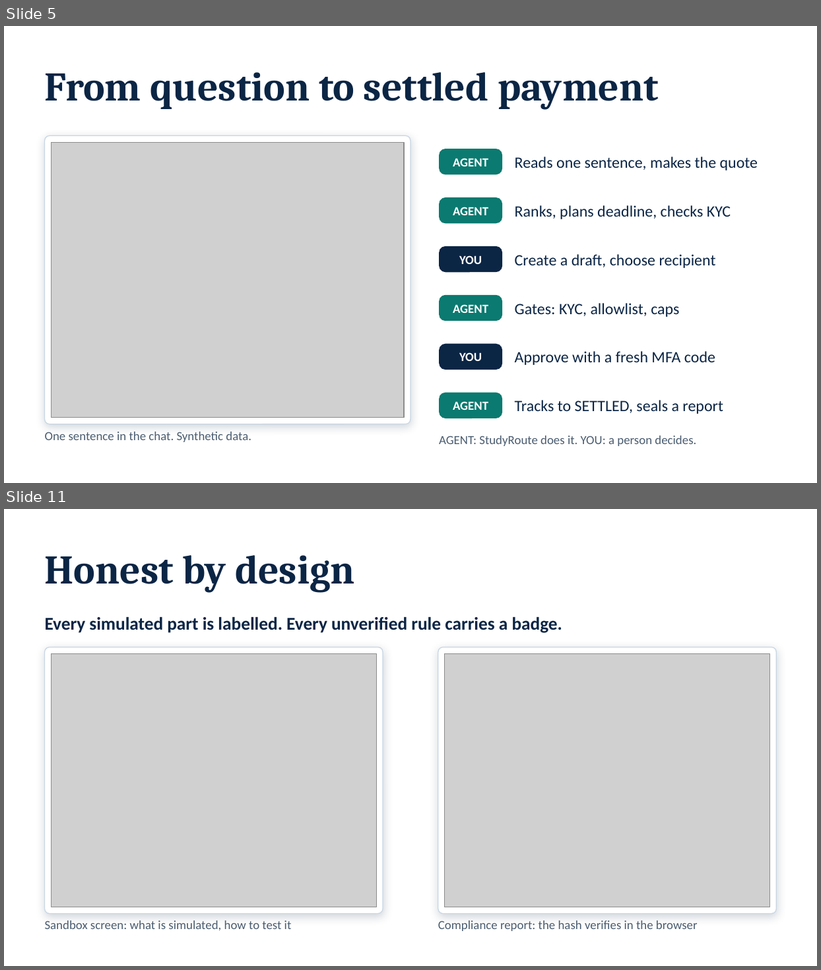
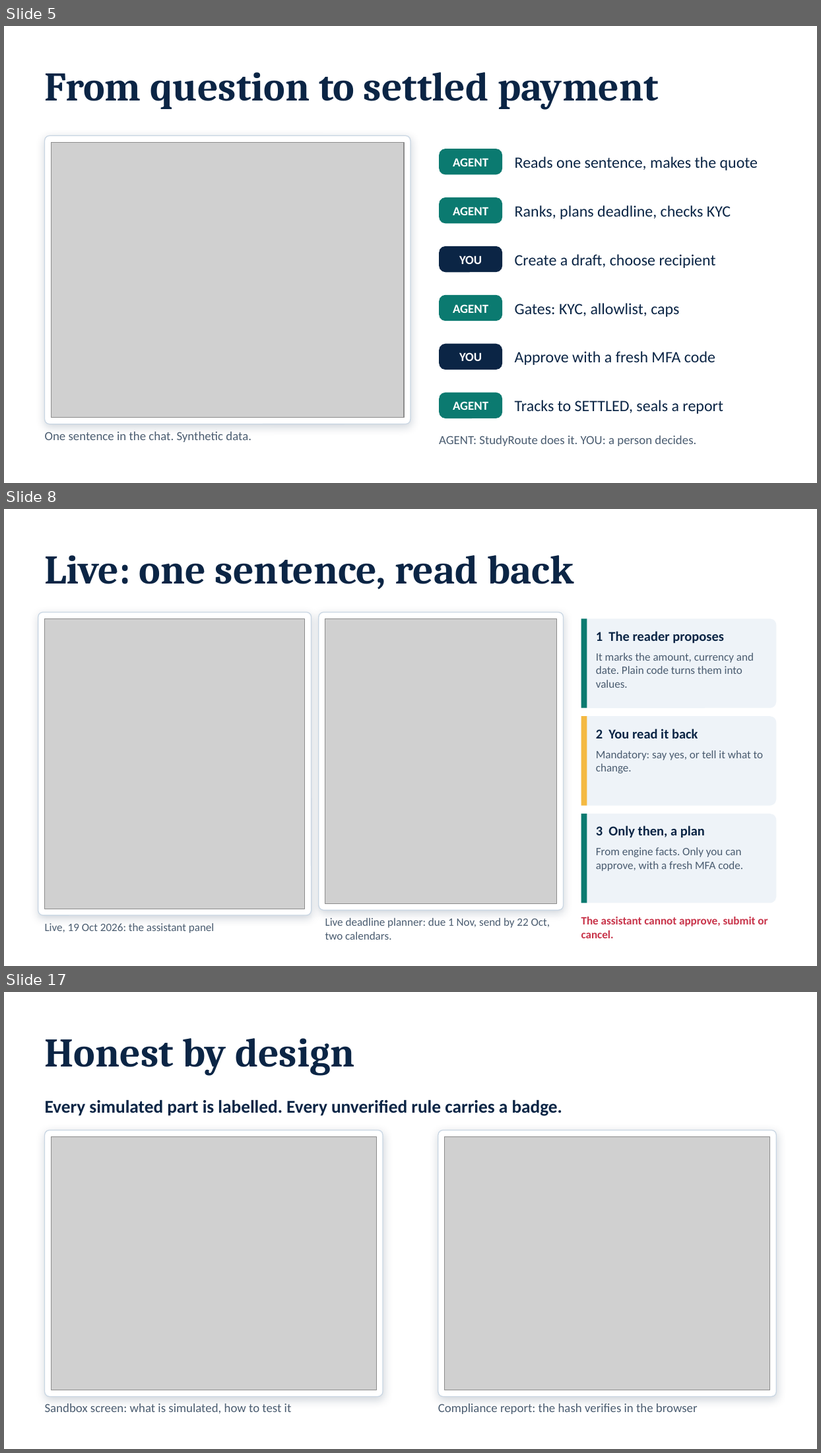
Before and after one commit to NoobCrow/StudyRoute, a slide deck: submission/StudyRoute_Deck.pptx. Shown one above the other, each under a label of ours: slides 5 and 11 before the commit, slides 5, 8 and 17 after it; the slides between them are not shown. The pictures are 821x970 and 821x1453 pixels, drawn with LibreOffice and Linux fonts; fonts in the diff are those of the drawing; grey boxes stand for pictures. Boxes give left, top, right and bottom in pixels: in the first picture for what was removed or moved away, otherwise in the second. Text is boxed around its words. In the diff, an @@ line names an element or a change of style, - is before the commit and + after.

```diff
--- a/submission/StudyRoute_Deck.pptx
+++ b/submission/StudyRoute_Deck.pptx
@@ slide 8 added at (4,509,817,966), background #FFFFFF @@
@@ title added at (45,555,574,590), 36 pt, text #0B2545, bold @@
+Live: one sentence, read back
@@ rounded rectangle added at (38,612,312,916), fill #FFFFFF, outline #C9D6E3 0.75 pt @@
@@ picture added at (45,619,305,909) @@
@@ rounded rectangle added at (319,612,564,911), fill #FFFFFF, outline #C9D6E3 0.75 pt @@
@@ picture added at (325,619,557,904) @@
@@ rounded rectangle added at (582,619,776,708), fill #EEF3F8 @@
@@ rectangle added at (582,619,587,708), fill #0B7A70 @@
@@ text added at (596,631,724,644), 12 pt, text #0B2545, bold @@
+1 The reader proposes
@@ text added at (596,653,754,688), 10 pt, text #4A5C70 @@
+It marks the amount, currency and date. Plain code turns them into values.
@@ rounded rectangle added at (582,716,776,806), fill #EEF3F8 @@
@@ rectangle added at (582,716,587,806), fill #F4B942 @@
@@ text added at (596,729,698,739), 12 pt, text #0B2545, bold @@
+2 You read it back
@@ text added at (596,751,764,774), 10 pt, text #4A5C70 @@
+Mandatory: say yes, or tell it what to change.
@@ rounded rectangle added at (582,814,776,904), fill #EEF3F8 @@
@@ rectangle added at (582,814,587,904), fill #0B7A70 @@
@@ text added at (596,826,705,838), 12 pt, text #0B2545, bold @@
+3 Only then, a plan
@@ text added at (596,848,743,871), 10 pt, text #4A5C70 @@
+From engine facts. Only you can approve, with a fresh MFA code.
@@ text added at (45,923,214,933), 10 pt, text #4A5C70 @@
+Live, 19 Oct 2026: the assistant panel
@@ text added at (325,918,550,940), 10 pt, text #4A5C70 @@
+Live deadline planner: due 1 Nov, send by 22 Oct, two calendars.
@@ text added at (582,917,768,939), 10 pt, text #C8344A, bold @@
+The assistant cannot approve, submit or cancel.
@@ what was slide 11 is now slide 17 @@
```
Also in this commit, not shown: 7 slides changed, 6 other slides added, 29 other files.
